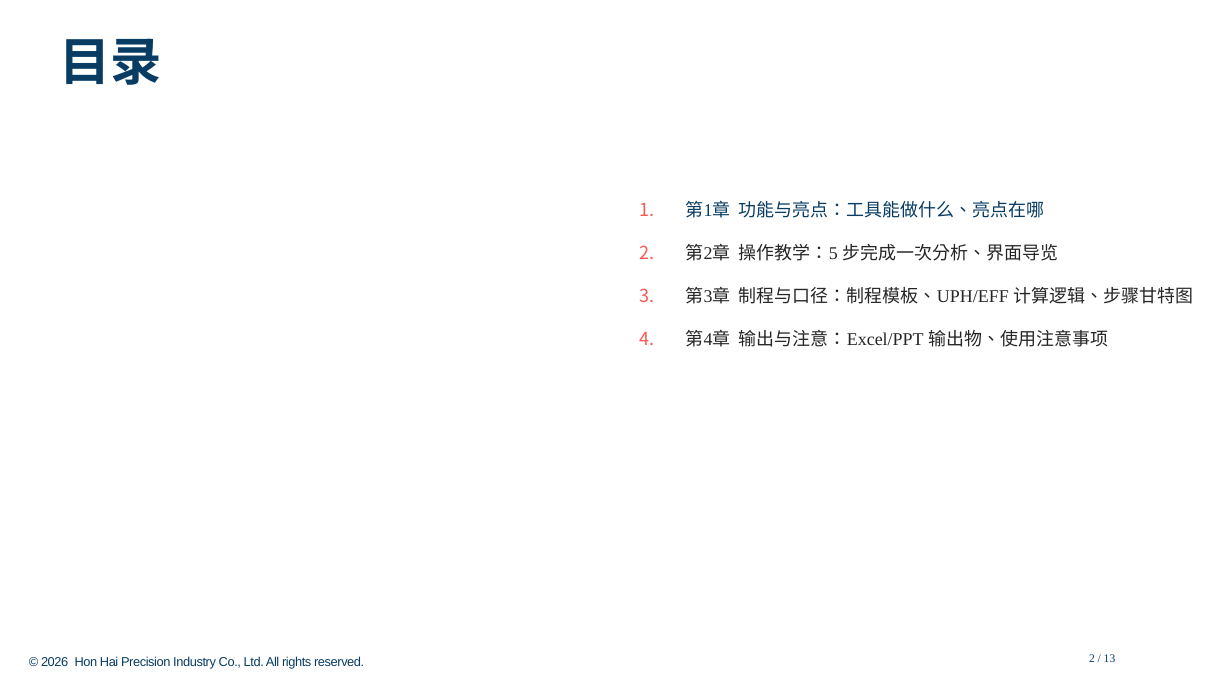
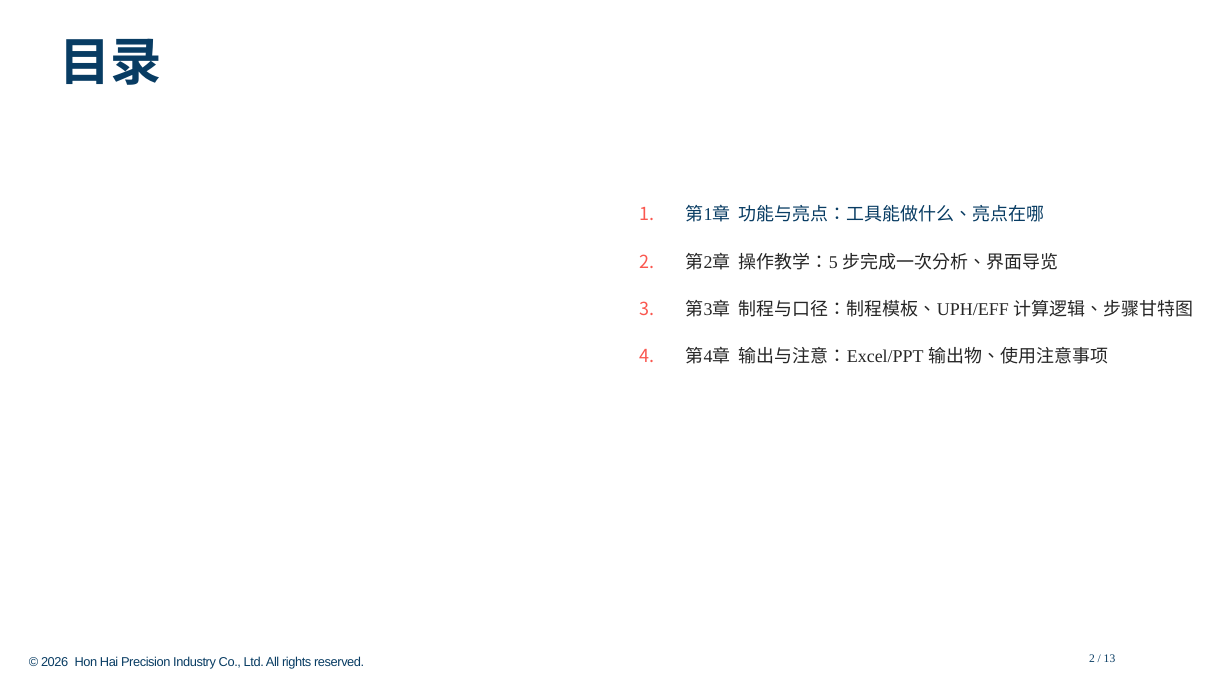
Before and after one commit to Longtianhong88888/MC_LogAnalysis, a slide deck: slide 2 of docs/usage_deck/final/機台log分析使用說明書.pptx. Drawn at 1232x693 pixels with LibreOffice and Linux fonts; fonts in the diff are those of the drawing; background and template pictures are left out. Boxes give left, top, right and bottom in pixels: in the first picture for what was removed or moved away, otherwise in the second. Text is boxed around its words. In the diff, an @@ line names an element or a change of style, - is before the commit and + after.

Commit message:
docs: 使用说明PPT成品包更新（优化版+页面图）

```diff
--- a/docs/usage_deck/final/機台log分析使用說明書.pptx
+++ b/docs/usage_deck/final/機台log分析使用說明書.pptx
@@ text "第1章 功能与亮点：工具能做什么、亮点在哪" at bbox=[686, 204, 1194, 364]: line spacing 1.4 to 1.6 @@
```
Also in this commit, not shown: 3 other slides changed, 17 other files.
